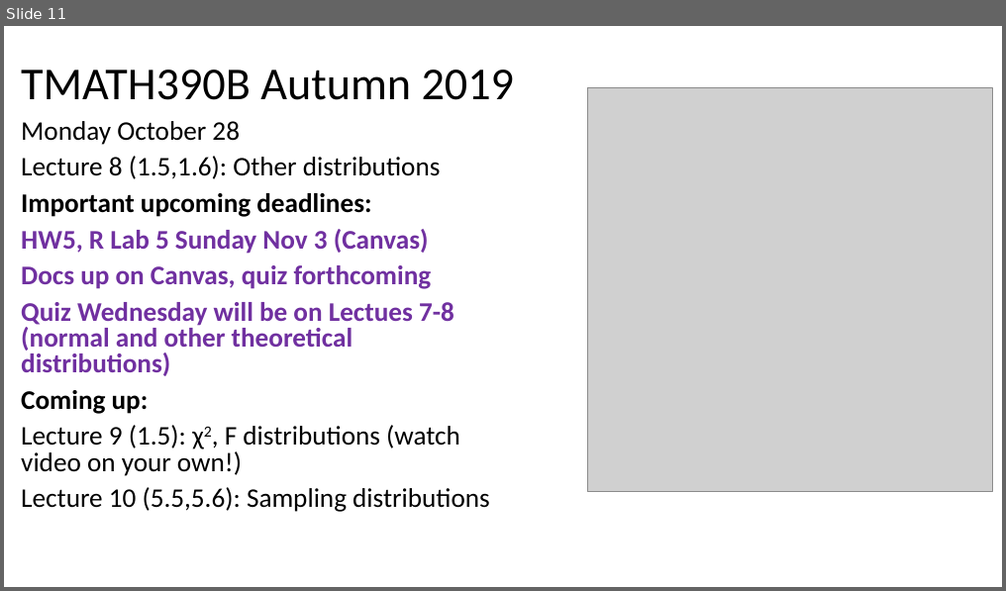
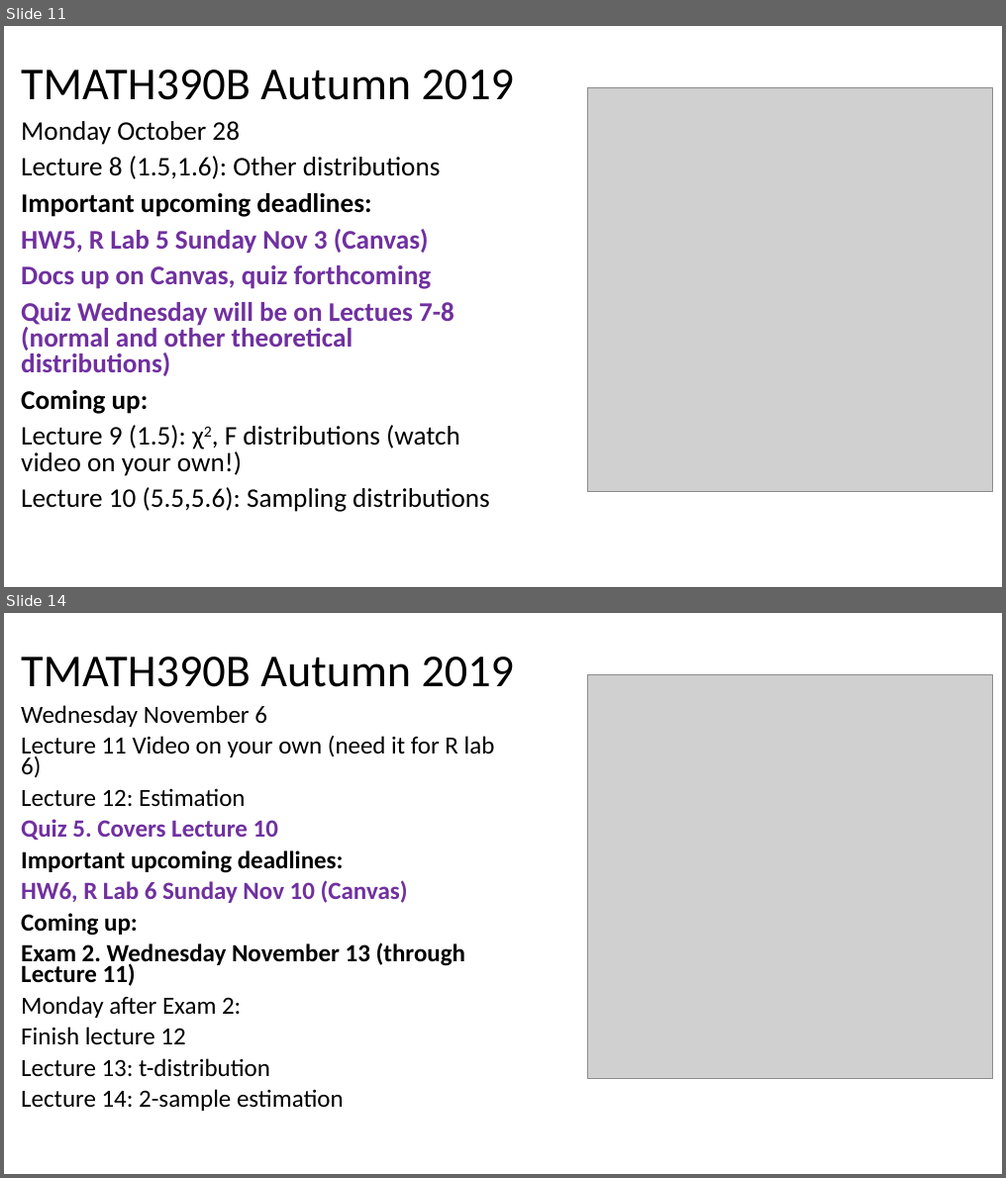
Before and after one commit to mkenn/TMATH390R, a slide deck: TMATH390InClassRProj/TMATH390Au19MW_DailyAgenda.pptx. Shown one above the other, each under a label of ours: slide 11 before the commit, slides 11 and 14 after it; the slides between them are not shown. The pictures are 1006x591 and 1006x1178 pixels, drawn with LibreOffice and Linux fonts; fonts in the diff are those of the drawing; grey boxes stand for pictures. Boxes give left, top, right and bottom in pixels: in the first picture for what was removed or moved away, otherwise in the second. Text is boxed around its words. In the diff, an @@ line names an element or a change of style, - is before the commit and + after.

```diff
--- a/TMATH390InClassRProj/TMATH390Au19MW_DailyAgenda.pptx
+++ b/TMATH390InClassRProj/TMATH390Au19MW_DailyAgenda.pptx
@@ slide 14 added at (4, 613, 1002, 1174), background #FFFFFF @@
@@ title added at (21, 657, 515, 687), 44 pt, text #000000 @@
+TMATH390B Autumn 2019
@@ picture added at (588, 674, 993, 1079) @@
@@ text added at (21, 705, 495, 1111), 23.8 pt, text #000000 @@
+Wednesday November 6
+Lecture 11 Video on your own (need it for R lab 6)
+Lecture 12: Estimation
+Quiz 5. Covers Lecture 10
+Important upcoming deadlines:
+HW6, R Lab 6 Sunday Nov 10 (Canvas)
+Coming up:
+Exam 2. Wednesday November 13 (through Lecture 11)
+Monday after Exam 2:
+Finish lecture 12
+Lecture 13: t-distribution
+Lecture 14: 2-sample estimation
```
Also in this commit, not shown: 2 slides changed, 6 other slides added.
